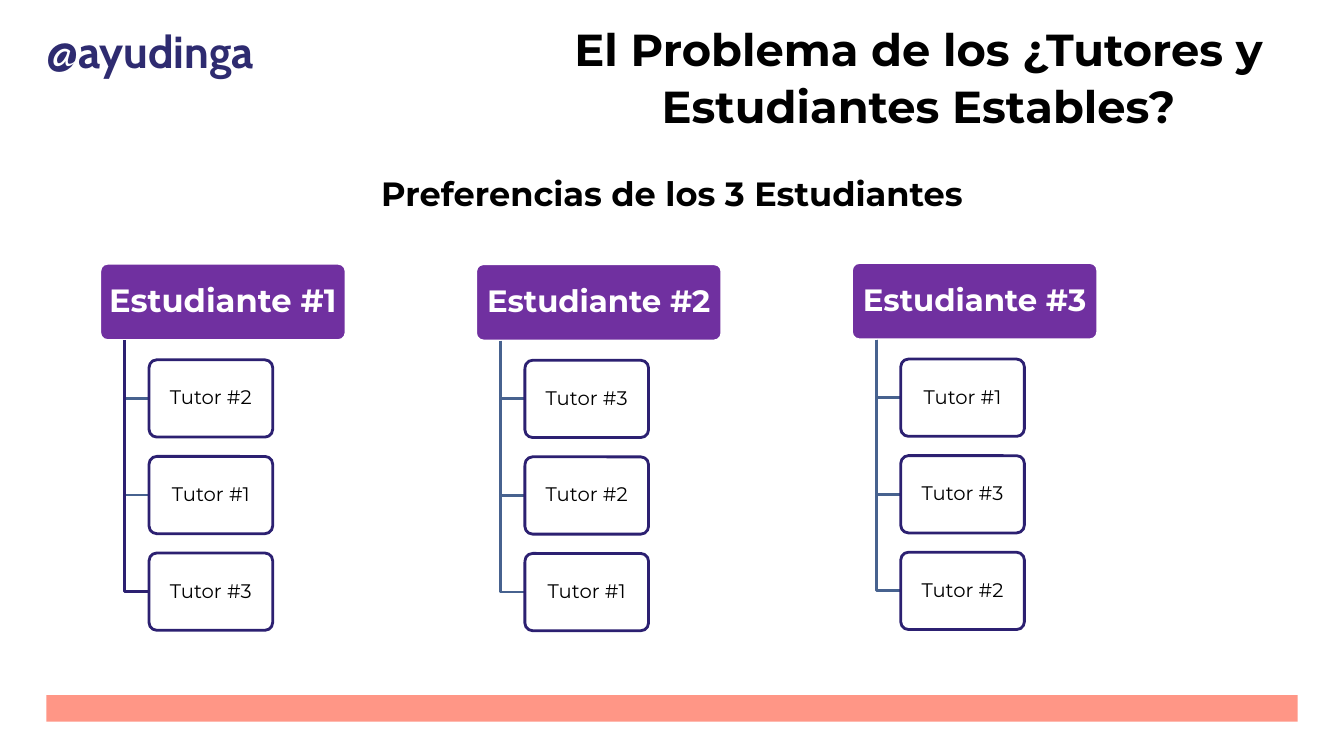
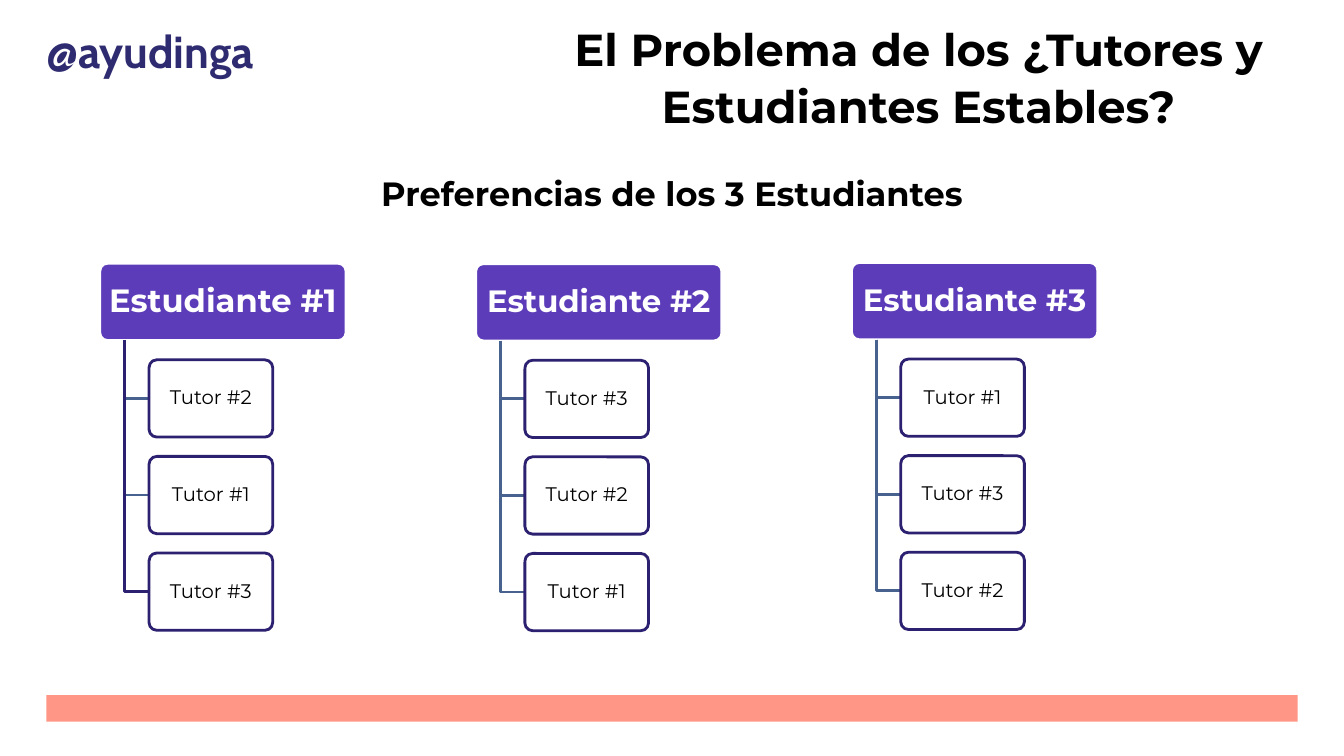
Before and after one commit to wocker/Students-Tutors-Matching, a slide deck: slide 16 of Administrative Documents/Experiment Design - #PilandoAndo23.pptx. Drawn at 1344x756 pixels with LibreOffice and Linux fonts; fonts in the diff are those of the drawing; background and template pictures are left out. Boxes give left, top, right and bottom in pixels: in the first picture for what was removed or moved away, otherwise in the second. Text is boxed around its words. In the diff, an @@ line names an element or a change of style, - is before the commit and + after.

Commit message:
Systems Requirements and Experiment Design Presentation

```diff
--- a/Administrative Documents/Experiment Design - #PilandoAndo23.pptx
+++ b/Administrative Documents/Experiment Design - #PilandoAndo23.pptx
@@ fill #7030A0 to #5C3CB8 in 3 elements at bbox=[476, 264, 722, 342], bbox=[852, 262, 1098, 340], bbox=[100, 263, 346, 341] @@
```
Also in this commit, not shown: 2 slides added, 2 other files.
